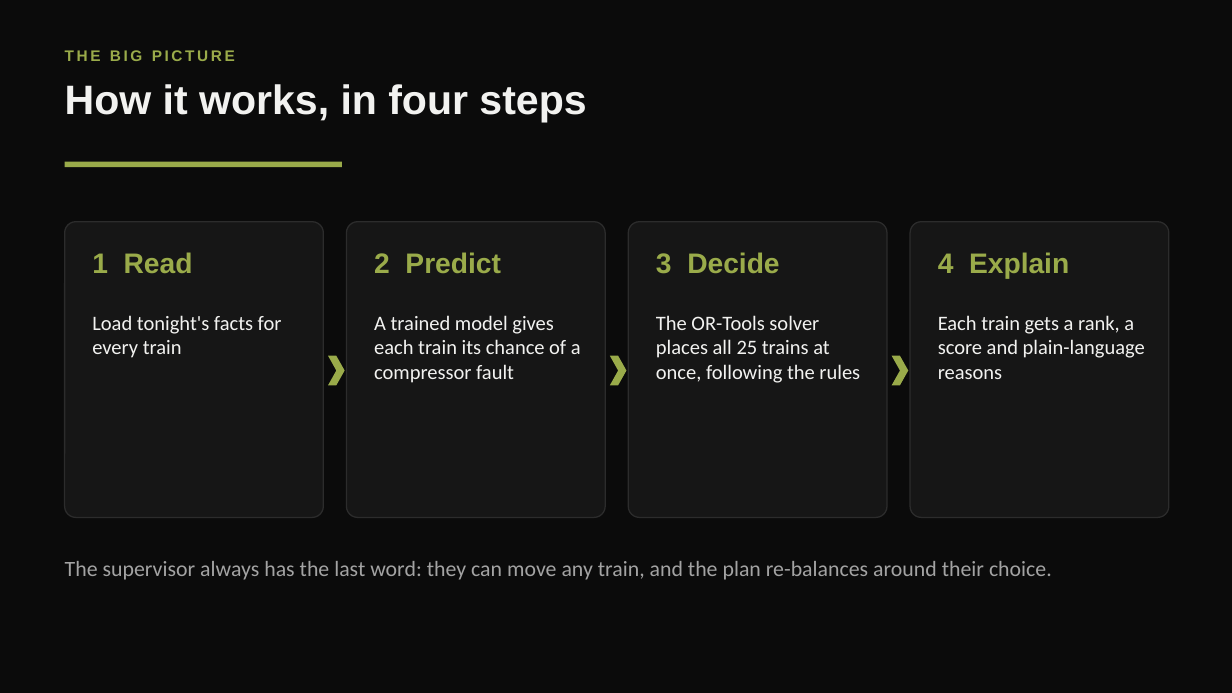
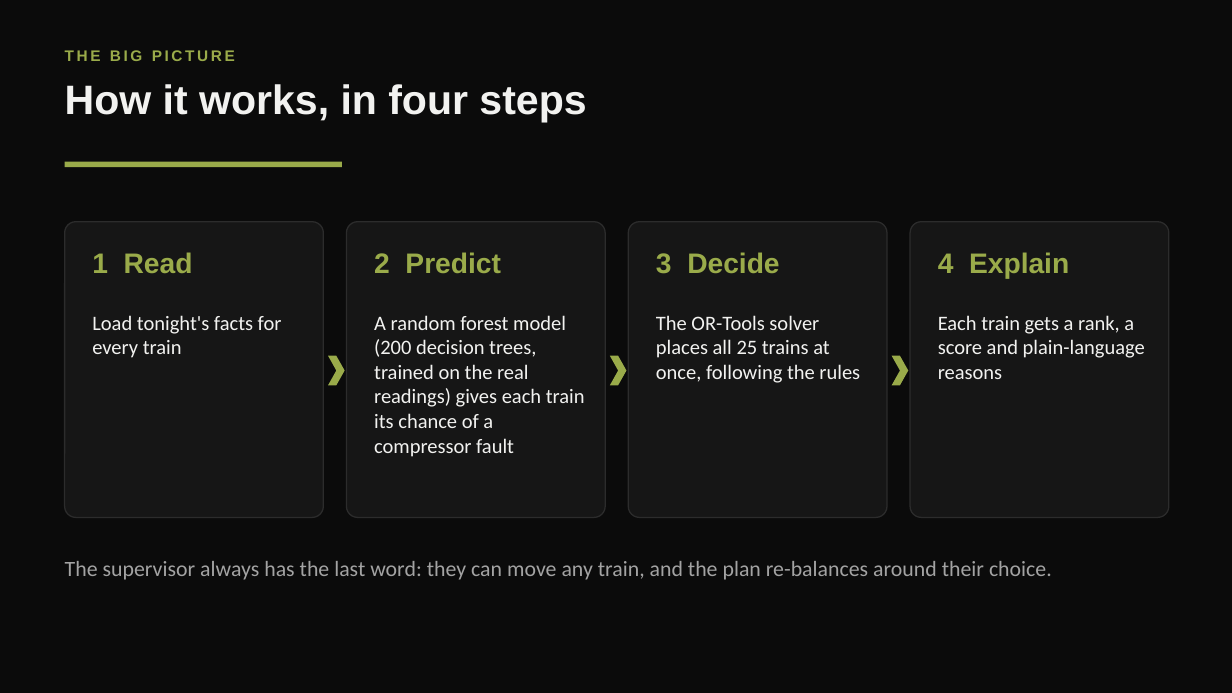
Before and after one commit to AyushDas4890/metrosched, a slide deck: slide 4 of presentation/MetroSched_Motion.pptx. Drawn at 1232x693 pixels with LibreOffice and Linux fonts; fonts in the diff are those of the drawing. Boxes give left, top, right and bottom in pixels: in the first picture for what was removed or moved away, otherwise in the second. Text is boxed around its words. In the diff, an @@ line names an element or a change of style, - is before the commit and + after.

```diff
--- a/presentation/MetroSched_Motion.pptx
+++ b/presentation/MetroSched_Motion.pptx
@@ text at bbox=[374, 315, 585, 457]: text changed @@
-A trained model gives each train its chance of a compressor fault
+A random forest model (200 decision trees, trained on the real readings) gives each train its chance of a compressor fault
```
Also in this commit, not shown: 1 other file.
